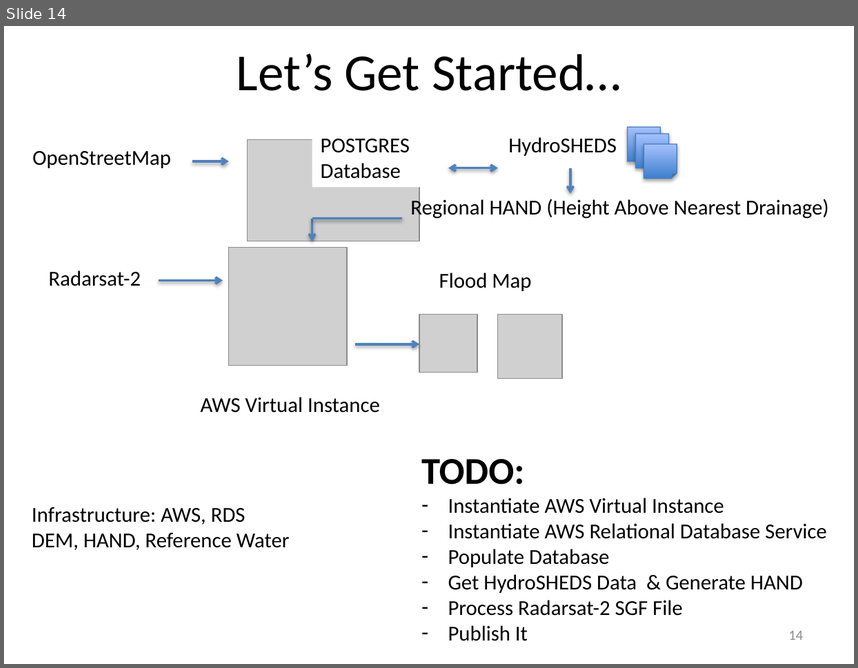
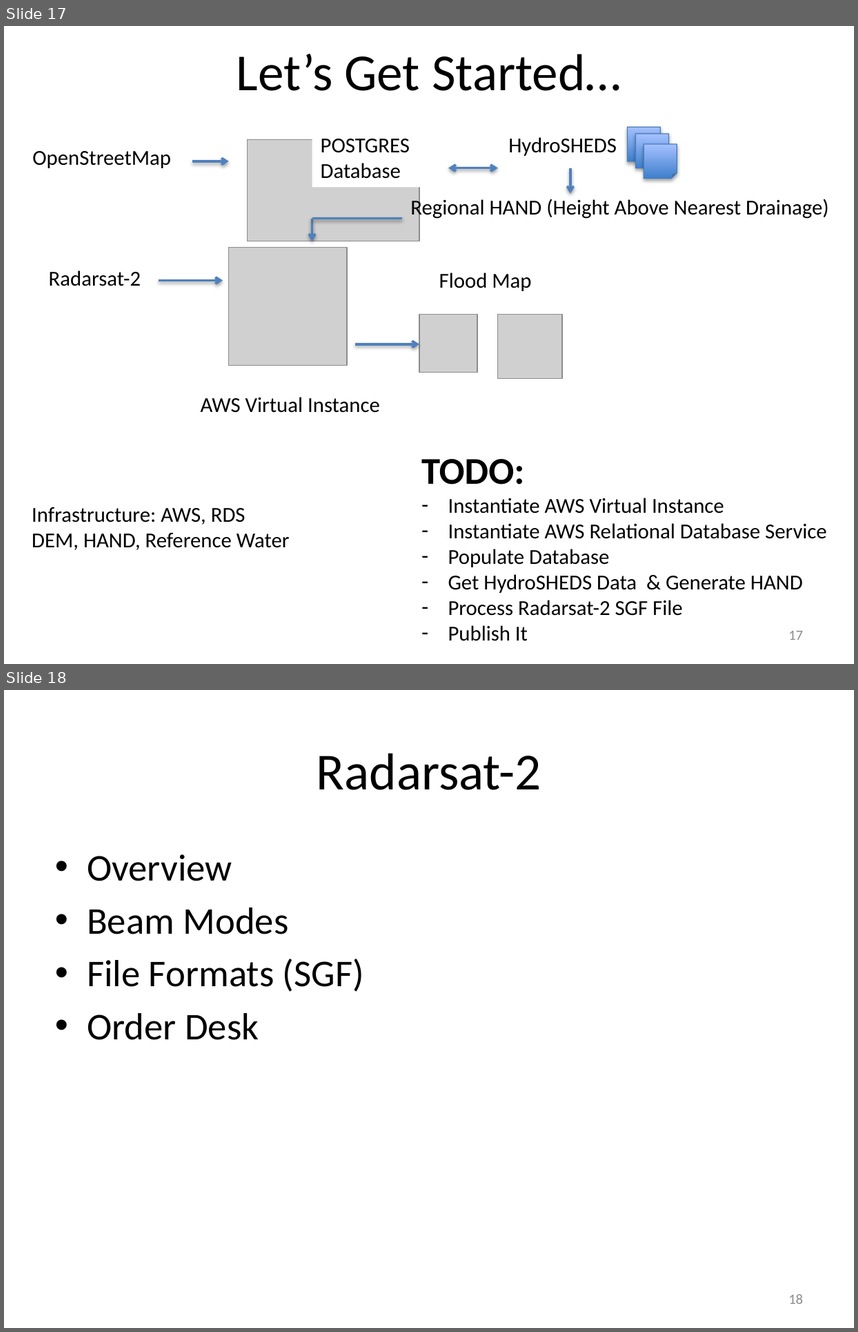
Before and after one commit to vightel/FloodMapsWorkshop, a slide deck: FloodMappingWorkshop.pptx. Shown one above the other, each under a label of ours: slide 14 before the commit, slides 17 and 18 after it. The pictures are 858x668 and 858x1332 pixels, drawn with LibreOffice and Linux fonts; fonts in the diff are those of the drawing; grey boxes stand for pictures. Boxes give left, top, right and bottom in pixels: in the first picture for what was removed or moved away, otherwise in the second. Text is boxed around its words. In the diff, an @@ line names an element or a change of style, - is before the commit and + after.

```diff
--- a/FloodMappingWorkshop.pptx
+++ b/FloodMappingWorkshop.pptx
@@ slide 18 added at (4,690,854,1328), background #FFFFFF @@
@@ title added at (317,753,542,790), 44 pt, text #000000 @@
+Radarsat-2
@@ text added at (87,854,364,1040), 32 pt, text #000000 @@
+• Overview
+• Beam Modes
+• File Formats (SGF)
+• Order Desk
@@ page number added at (789,1294,803,1303), 12 pt, text #8C8C8C @@
+18
@@ what was slide 14 is now slide 17 @@
@@ page number at (789,630,803,639): text changed @@
-14
+17
```
Also in this commit, not shown: 1 slide changed, 18 other slides added, 10 other files.
